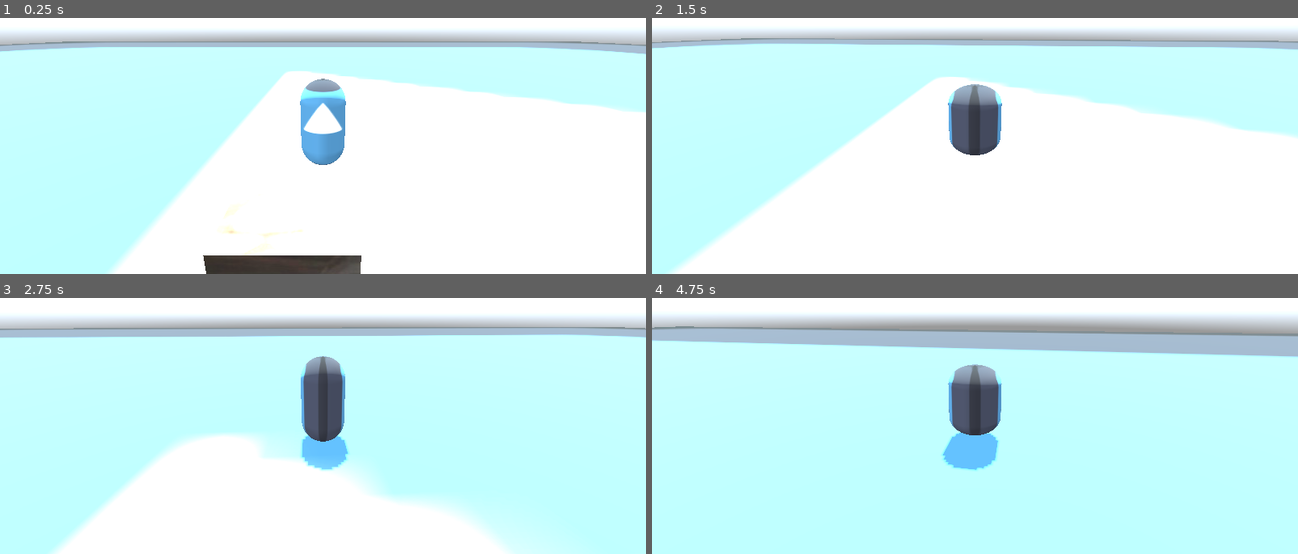
Above: before the commit, frames 1-4 (two rows, left to right).
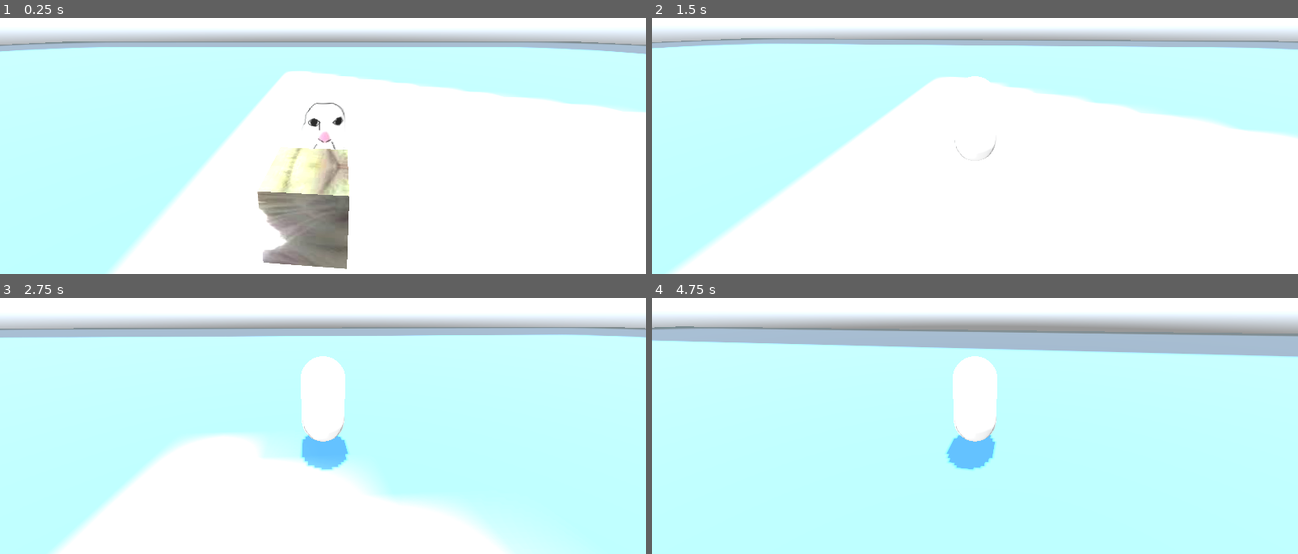
Above: after the commit, the same moments.

Repository: tabyrocket/rat-souls
Game: Godot game, scene res://scenes/test_scene.tscn
The game is run twice, just before and just after one commit, with the same random seed, the same clock (stepped at 60 frames per second) and the same inputs. The engine's default icon, where the game draws it, is replaced by a stand-in: a white triangle on a blue panel in a dark square. A sky picture missing from this copy of the repository is replaced by a grey-blue gradient.
Inputs (mouse positions are in pixels of both pictures, inside the frame that each line leads up to):
- Up to frame 1 (0.25 s): no input
- Up to frame 2 (1.5 s): move the mouse to (1007, 92) at 0.52 s; hold W (move_forward) from 0.53 s (still down); click (1007, 92) at 0.6 s; move the mouse to (942, 94) at 1.27 s; click (942, 94) at 1.35 s
- Up to frame 3 (2.75 s): keep holding W (move_forward); move the mouse to (335, 367) at 2.02 s; tap Space (dodge) at 2.1 s; click (335, 367) at 2.3 s
- Up to frame 4 (4.75 s): keep holding W (move_forward); move the mouse to (968, 377) at 2.77 s; click (968, 377) at 2.85 s; move the mouse to (1020, 377) at 3.52 s; click (1020, 377) at 3.6 s; move the mouse to (923, 367) at 4.27 s; tap Space (dodge) at 4.35 s; click (923, 367) at 4.55 s

The runs differ from the first frame. In frame 1, 8.0% of the frame differs, in the area x 31-56%, y 23-100%; in frame 2, 2.1%; in frame 3, 2.0%; in frame 4, 2.5%.

Commit message:
Basic cat AI + double hit bug fixes

Diff:
--- a/rat-souls/characters/enemies/cat_enemy.gd
+++ b/rat-souls/characters/enemies/cat_enemy.gd
@@ -1,11 +1,144 @@
 extends CharacterBody3D
 
-var health: int = 3
+# Settings
+@export var speed = 4.0
+@export var attack_range = 2.0
+@export var attack_damage = 1
 
-func take_damage(amount: int) -> void:
+@export var attack_windup = 0.6
+@export var attack_duration = 0.2
+@export var attack_cooldown = 1.0
+
+var gravity = ProjectSettings.get_setting("physics/3d/default_gravity")
+
+# Statew
+enum State { CHASE, ATTACK, COOLDOWN, HIT }
+var state = State.CHASE
+
+var attack_timer = 0.0
+var cooldown_timer = 0.0
+var hit_timer = 0.0
+@export var stun_duration = 1.0
+
+# References
+@onready var player = get_tree().get_first_node_in_group("player")
+@onready var attack_area = $AttackArea
+@onready var visual_model = $MeshInstance3D
+@onready var damaged_sfx: AudioStreamPlayer3D = $DamagedSFX
+
+var hit_bodies = []
+
+# Health
+var health = 10
+
+func take_damage(amount, source):
+	if source == null or source == self or not source.is_in_group("player"):
+		return
+
 	health -= amount
+	damaged_sfx.play()
 	print("Cat hit! Health:", health)
 
-	# Despawn once health is depleted.
 	if health <= 0:
 		queue_free()
+		return
+
+	attack_area.monitoring = false
+	visual_model.scale = Vector3.ONE
+	hit_bodies.clear()
+	state = State.HIT
+	hit_timer = stun_duration
+	velocity = (global_position - source.global_position).normalized() * 12.0
+	velocity.y = 2.0 # Little hop
+
+# Main loop
+func _physics_process(delta):
+
+	if player == null:
+		return
+
+	# Gravity
+	if not is_on_floor():
+		velocity.y -= gravity * delta
+	else:
+		velocity.y = 0
+
+	var to_player = player.global_transform.origin - global_transform.origin
+	var to_player_flat = Vector3(to_player.x, 0, to_player.z)
+	var distance = to_player_flat.length()
+	var direction = Vector3.ZERO
+	if distance > 0.001:
+		direction = to_player_flat.normalized()
+
+	match state:
+
+		# HIT
+		State.HIT:
+			hit_timer -= delta
+			if is_on_floor():
+				velocity.x = move_toward(velocity.x, 0, speed * 2 * delta)
+				velocity.z = move_toward(velocity.z, 0, speed * 2 * delta)
+
+			if hit_timer <= 0:
+				state = State.CHASE
+
+		# CHASE
+		State.CHASE:
+			if distance > attack_range:
+				velocity.x = direction.x * speed
+				velocity.z = direction.z * speed
+			else:
+				# Enter attack
+				state = State.ATTACK
+				attack_timer = attack_windup
+				velocity.x = 0
+				velocity.z = 0
+
+			# Face player on the horizontal plane only.
+			if distance > 0.001:
+				var look_target = player.global_transform.origin
+				look_target.y = global_transform.origin.y
+				look_at(look_target, Vector3.UP)
+
+		# ATTACK (windup + strike)
+		State.ATTACK:
+			attack_timer -= delta
+
+			# Telegraph phase
+			if attack_timer > attack_duration:
+				# Visual feedback
+				visual_model.scale = Vector3(1.2, 0.8, 1.2)
+			else:
+				# Strike phase
+				attack_area.monitoring = true
+				_apply_attack_hits()
+
+			if attack_timer <= 0:
+				attack_area.monitoring = false
+				visual_model.scale = Vector3.ONE
+
+				state = State.COOLDOWN
+				cooldown_timer = attack_cooldown
+				hit_bodies.clear()
+
+		# COOLDOWN
+		State.COOLDOWN:
+			cooldown_timer -= delta
+
+			if cooldown_timer <= 0:
+				state = State.CHASE
+
+	move_and_slide()
+
+# Hit detection
+func _on_attack_area_body_entered(body):
+	if body.has_method("take_damage") and not body in hit_bodies:
+		hit_bodies.append(body)
+		body.take_damage(attack_damage, self)
+
+
+func _apply_attack_hits():
+	for body in attack_area.get_overlapping_bodies():
+		if body.has_method("take_damage") and not body in hit_bodies:
+			hit_bodies.append(body)
+			body.take_damage(attack_damage, self)
--- a/rat-souls/characters/enemies/cat_enemy.tscn
+++ b/rat-souls/characters/enemies/cat_enemy.tscn
@@ -1,21 +1,39 @@
 [gd_scene format=3 uid="uid://dn2gm5k3ab7b1"]
 
 [ext_resource type="Script" uid="uid://djui6rdfbh343" path="res://characters/enemies/cat_enemy.gd" id="1_yv15o"]
-[ext_resource type="Texture2D" uid="uid://ds7rqo52d82en" path="res://assets/cat.jpg" id="2_qertd"]
+[ext_resource type="Texture2D" uid="uid://bwlgmhpqgoe41" path="res://assets/cat.jpg" id="2_qertd"]
+[ext_resource type="AudioStream" uid="uid://oim60qq1hmr3" path="res://assets/sound/sfx/meowrgh.mp3" id="3_wsesy"]
 
 [sub_resource type="BoxShape3D" id="BoxShape3D_eti82"]
 
-[sub_resource type="StandardMaterial3D" id="StandardMaterial3D_wsesy"]
+[sub_resource type="StandardMaterial3D" id="StandardMaterial3D_qertd"]
 albedo_texture = ExtResource("2_qertd")
 
 [sub_resource type="BoxMesh" id="BoxMesh_yv15o"]
 
-[node name="CatEnemy" type="CharacterBody3D" unique_id=1927594226]
+[sub_resource type="BoxShape3D" id="BoxShape3D_qertd"]
+size = Vector3(1.5, 1, 1)
+
+[node name="CatEnemy" type="CharacterBody3D" unique_id=1927594226 groups=["enemy"]]
 script = ExtResource("1_yv15o")
 
 [node name="CollisionShape3D" type="CollisionShape3D" parent="." unique_id=459386604]
 shape = SubResource("BoxShape3D_eti82")
 
 [node name="MeshInstance3D" type="MeshInstance3D" parent="." unique_id=1449112155]
-material_override = SubResource("StandardMaterial3D_wsesy")
+transform = Transform3D(-4.371139e-08, 0, 1, 0, 1, 0, -1, 0, -4.371139e-08, 0, 0, 0)
+material_override = SubResource("StandardMaterial3D_qertd")
 mesh = SubResource("BoxMesh_yv15o")
+
+[node name="AttackArea" type="Area3D" parent="." unique_id=1996354165]
+transform = Transform3D(1, 0, 0, 0, 1, 0, 0, 0, 1, 0, 0, -1.0064523)
+monitoring = false
+
+[node name="CollisionShape3D" type="CollisionShape3D" parent="AttackArea" unique_id=1971758493]
+shape = SubResource("BoxShape3D_qertd")
+
+[node name="DamagedSFX" type="AudioStreamPlayer3D" parent="." unique_id=567290231]
+stream = ExtResource("3_wsesy")
+bus = &"SFX"
+
+[connection signal="body_entered" from="AttackArea" to="." method="_on_attack_area_body_entered"]
--- a/rat-souls/characters/player/player.gd
+++ b/rat-souls/characters/player/player.gd
@@ -3,14 +3,15 @@
 # Node references
 @onready var camera_pivot: Node3D = $CameraPivot
 @onready var dodge_sfx: AudioStreamPlayer3D = $DodgeSFX
+@onready var damaged_sfx: AudioStreamPlayer3D = $DamagedSFX
 @onready var visual_model: MeshInstance3D = $MeshInstance3D
 @onready var attack_area: Area3D = $AttackArea
 
 # Camera tuning
 @export var mouse_sensitivity: float = 0.002
 @export var controller_look_sensitivity: float = 2.0
-@export var min_look_angle_deg: float = -60.0
-@export var max_look_angle_deg: float = 20.0
+var min_look_angle_deg: float = -60.0
+var max_look_angle_deg: float = 20.0
 
 # Movement tuning
 var speed: float = 6.0
@@ -37,6 +38,13 @@
 var attack_cooldown_timer: float = 0.0
 var hit_bodies: Array = []
 
+var is_hit: bool = false
+var hit_timer: float = 0.0
+@export var stun_duration: float = 1.0
+
+# Health
+var health = 5
+
 
 func _ready() -> void:
 	Input.set_mouse_mode(Input.MOUSE_MODE_CAPTURED)
@@ -102,6 +110,8 @@
 
 
 func _try_start_attack() -> void:
+	if is_hit:
+		return
 	if Input.is_action_just_pressed("attack") and attack_cooldown_timer <= 0.0 and not is_attacking:
 		hit_bodies.clear()
 		is_attacking = true
@@ -122,6 +132,8 @@
 
 
 func _try_start_dodge(direction: Vector3, cam_basis: Basis) -> void:
+	if is_hit:
+		return
 	if Input.is_action_just_pressed("dodge") and dodge_cooldown_timer <= 0.0 and not is_dodging:
 		is_dodging = true
 		dodge_timer = dodge_duration
@@ -135,7 +147,15 @@
 
 
 func _update_horizontal_velocity(direction: Vector3, delta: float) -> void:
-	if is_dodging:
+	if is_hit:
+		hit_timer -= delta
+		if is_on_floor():
+			velocity.x = move_toward(velocity.x, 0, speed * 2 * delta)
+			velocity.z = move_toward(velocity.z, 0, speed * 2 * delta)
+
+		if hit_timer <= 0.0:
+			is_hit = false
+	elif is_dodging:
 		dodge_timer -= delta
 		velocity.x = dodge_direction.x * dodge_speed
 		velocity.z = dodge_direction.z * dodge_speed
@@ -172,4 +192,26 @@
 func _on_attack_area_body_entered(body: Node3D) -> void:
 	if is_attacking and body.has_method("take_damage") and not body in hit_bodies:
 		hit_bodies.append(body)
-		body.take_damage(1)
+		body.take_damage(1, self)
+
+
+# Take damage from enemy
+func take_damage(amount, source):
+	# Check the source of damage
+	if source == null or source == self or not source.is_in_group("enemy"):
+		return
+	health -= amount
+	damaged_sfx.play()
+	print("Player hit! Health:", health)
+
+	is_attacking = false
+	attack_area.monitoring = false
+	visual_model.scale = Vector3.ONE
+	is_dodging = false
+	is_hit = true
+	hit_timer = stun_duration
+	velocity = (global_position - source.global_position).normalized() * 10.0
+	velocity.y = 1.5
+
+	if health <= 0:
+		print("Player died")
--- a/rat-souls/characters/player/player.tscn
+++ b/rat-souls/characters/player/player.tscn
@@ -1,27 +1,30 @@
 [gd_scene format=3 uid="uid://3kuq0wfqgwca"]
 
 [ext_resource type="Script" uid="uid://spappu2fk6ei" path="res://characters/player/player.gd" id="1_508ok"]
-[ext_resource type="Texture2D" uid="uid://dk7pyoxf07ucc" path="res://icon.svg" id="2_exd8k"]
+[ext_resource type="Texture2D" uid="uid://b77r6rskatnws" path="res://assets/rat.jpg" id="2_5dc8e"]
 [ext_resource type="AudioStream" uid="uid://cdxaqenhkkuvi" path="res://assets/sound/sfx/dash.mp3" id="2_xxgcw"]
+[ext_resource type="AudioStream" uid="uid://c72g7q7c1dovk" path="res://assets/sound/sfx/vine-boom.mp3" id="4_5dc8e"]
 
 [sub_resource type="CapsuleShape3D" id="CapsuleShape3D_6p3mc"]
 
-[sub_resource type="StandardMaterial3D" id="StandardMaterial3D_5dc8e"]
-albedo_texture = ExtResource("2_exd8k")
+[sub_resource type="StandardMaterial3D" id="StandardMaterial3D_ixbpm"]
+albedo_texture = ExtResource("2_5dc8e")
 
 [sub_resource type="CapsuleMesh" id="CapsuleMesh_dnjla"]
 
 [sub_resource type="BoxShape3D" id="BoxShape3D_exd8k"]
 size = Vector3(0.8, 0.8, 1.2)
 
-[node name="Player" type="CharacterBody3D" unique_id=1272587789]
+[node name="Player" type="CharacterBody3D" unique_id=1272587789 groups=["player"]]
 script = ExtResource("1_508ok")
+attack_cooldown = 1.0
 
 [node name="CollisionShape3D" type="CollisionShape3D" parent="." unique_id=1349732299]
 shape = SubResource("CapsuleShape3D_6p3mc")
 
 [node name="MeshInstance3D" type="MeshInstance3D" parent="." unique_id=613146334]
-material_override = SubResource("StandardMaterial3D_5dc8e")
+transform = Transform3D(0.9863948, 0, -0.16439344, 0, 1, 0, 0.16439344, 0, 0.9863948, 0, 0, 0)
+material_override = SubResource("StandardMaterial3D_ixbpm")
 mesh = SubResource("CapsuleMesh_dnjla")
 
 [node name="CameraPivot" type="Node3D" parent="." unique_id=1419448908]
@@ -33,11 +36,15 @@
 stream = ExtResource("2_xxgcw")
 bus = &"SFX"
 
+[node name="DamagedSFX" type="AudioStreamPlayer3D" parent="." unique_id=1358051005]
+stream = ExtResource("4_5dc8e")
+bus = &"SFX"
+
 [node name="AttackArea" type="Area3D" parent="." unique_id=1262814428]
+transform = Transform3D(1, 0, 0, 0, 1, 0, 0, 0, 1, 0, 0.397, 1.079)
 monitoring = false
 
 [node name="CollisionShape3D" type="CollisionShape3D" parent="AttackArea" unique_id=2005295532]
-transform = Transform3D(1, 0, 0, 0, 1, 0, 0, 0, 1, 0, 0.39671075, 1.0789461)
 shape = SubResource("BoxShape3D_exd8k")
 
 [connection signal="body_entered" from="AttackArea" to="." method="_on_attack_area_body_entered"]
--- a/rat-souls/default_bus_layout.tres
+++ b/rat-souls/default_bus_layout.tres
@@ -5,11 +5,11 @@
 bus/1/solo = false
 bus/1/mute = false
 bus/1/bypass_fx = false
-bus/1/volume_db = -17.664513
+bus/1/volume_db = -21.093088
 bus/1/send = &"Master"
 bus/2/name = &"SFX"
 bus/2/solo = false
 bus/2/mute = false
 bus/2/bypass_fx = false
-bus/2/volume_db = -5.045384
+bus/2/volume_db = -8.395242
 bus/2/send = &"Master"
--- a/rat-souls/project.godot
+++ b/rat-souls/project.godot
@@ -14,6 +14,11 @@
 run/main_scene="uid://dmkp2dicjnoit"
 config/features=PackedStringArray("4.6", "GL Compatibility")
 config/icon="res://icon.svg"
+
+[global_group]
+
+enemy=""
+player=""
 
 [input]
 
Binary file changed: rat-souls/assets/cat.jpg
Binary file added: rat-souls/assets/rat.jpg
Not shown, changed: rat-souls/assets/rat.jpg.import
Not shown, added: rat-souls/assets/sound/sfx/meowrgh.mp3.import
Not shown, added: rat-souls/assets/sound/sfx/vine-boom.mp3.import
Not shown, added: rat-souls/assets/sound/sfx/meowrgh.mp3
Not shown, added: rat-souls/assets/sound/sfx/vine-boom.mp3
